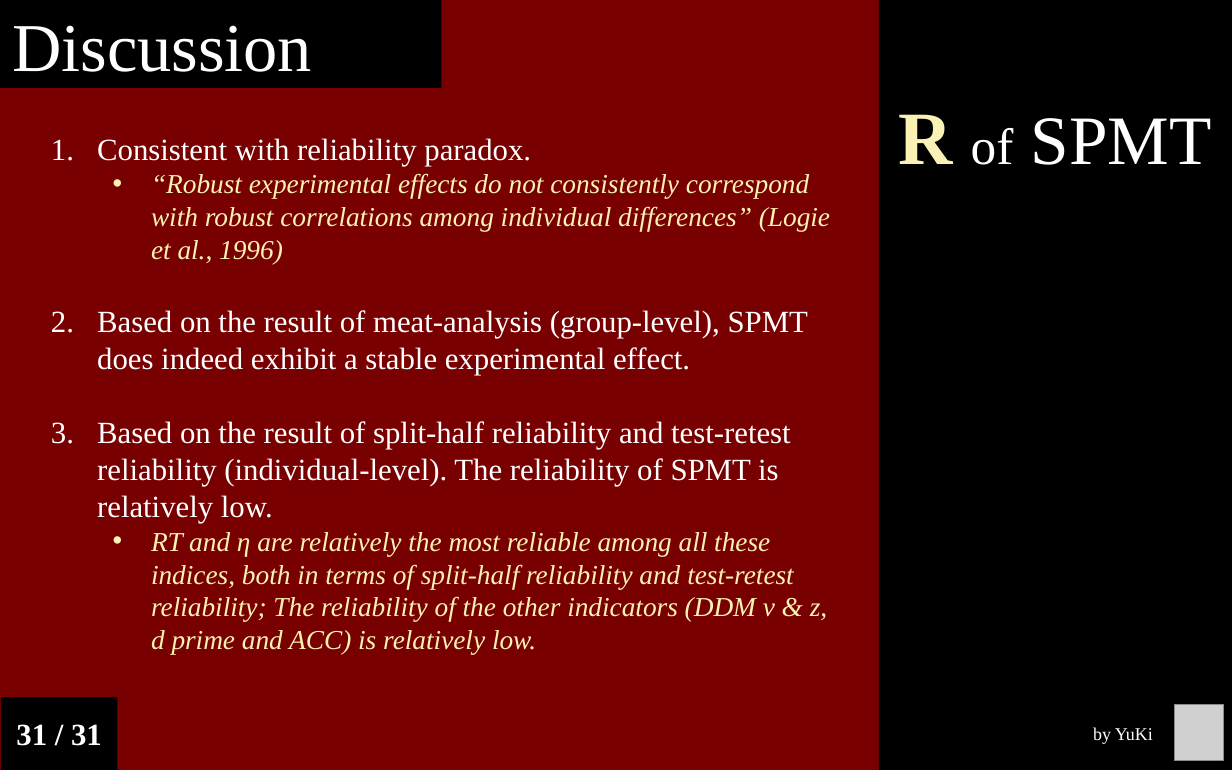
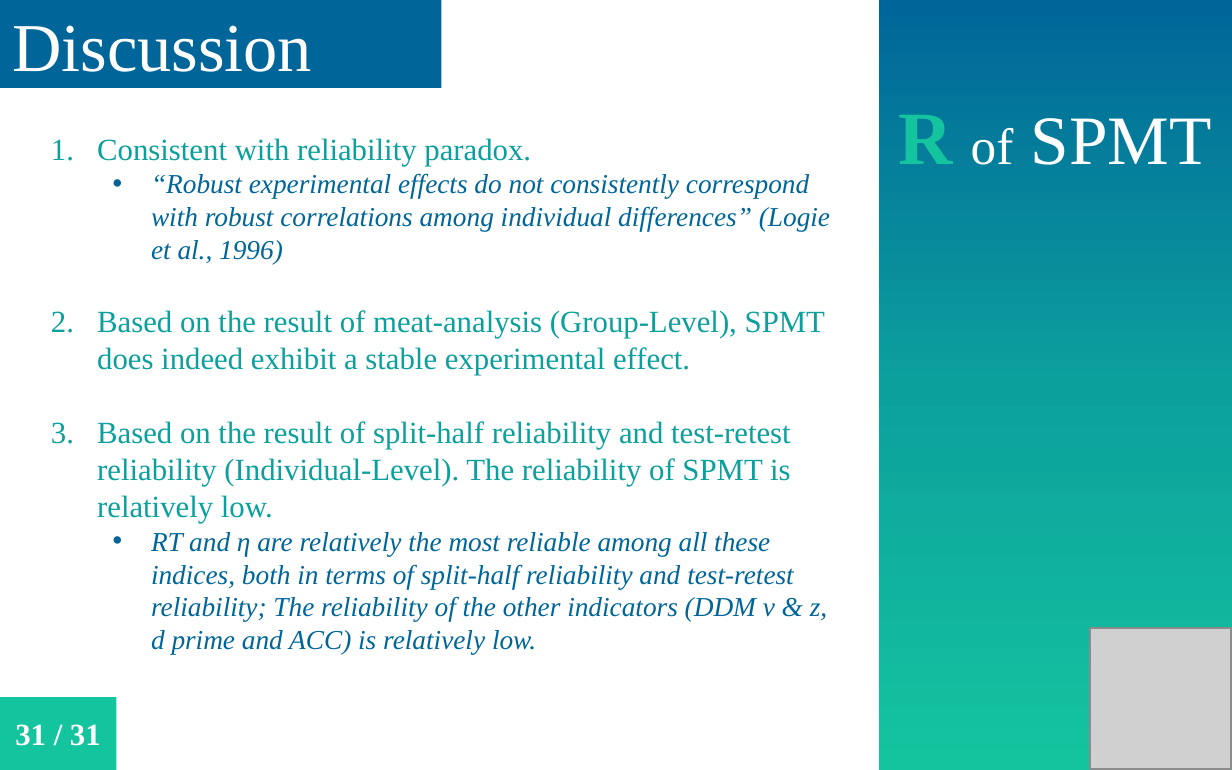
Before and after one commit to Chuan-Peng-Lab/ReliabilitySPE, a slide deck: slide 29 of 6_Reports/6_3_Phase_3/25th_NCP.pptx. Drawn at 1232x770 pixels with LibreOffice and Linux fonts; fonts in the diff are those of the drawing; grey boxes stand for pictures. Boxes give left, top, right and bottom in pixels: in the first picture for what was removed or moved away, otherwise in the second. Text is boxed around its words. In the diff, an @@ line names an element or a change of style, - is before the commit and + after.

```diff
--- a/6_Reports/6_3_Phase_3/25th_NCP.pptx
+++ b/6_Reports/6_3_Phase_3/25th_NCP.pptx
@@ background #780000 to #FFFFFF @@
@@ rectangle "Discussion" at [0,0,441,87]: fill #000000 to #006699 @@
@@ rectangle "R of SPMT" at [878,0,1232,770]: text colour #FAF1B4 to #14C49F, letter outline #FAF1B4 0.75 pt to #FFFFFF 0.75 pt in "R"; fill #000000 to gradient #006699 to #0CA09D to #14C49F @@
@@ text at [97,138,830,654]: text colour #FFFFFF to #0CA09D in "Consistent with reliability paradox."; text colour #FAF1B4 to #006699 in "“Robust experimental effects do not consistently correspond ...", "RT and η are relatively the most ..." @@
@@ text at [97,310,825,523]: text changed; text colour #FFFFFF to #0CA09D @@
-2. Based on the result of meat-analysis (group-level), SPMT does indeed exhibit a stable experimental effect.
-3. Based on the result of split-half reliability and test-retest reliability (individual-level). The reliability of SPMT is relatively low.
+2. Based on the result of meat-analysis (Group-Level), SPMT does indeed exhibit a stable experimental effect.
+3. Based on the result of split-half reliability and test-retest reliability (Individual-Level). The reliability of SPMT is relatively low.
@@ picture added at [1090,628,1231,769] @@
@@ rectangle "31 / 31" at [0,697,116,770]: fill #000000 to #14C49F @@
@@ picture removed at [1174,705,1223,760] @@
@@ text removed at [1093,727,1153,744] @@
-by YuKi
```
Also in this commit, not shown: 29 other slides changed, 2 other files.
